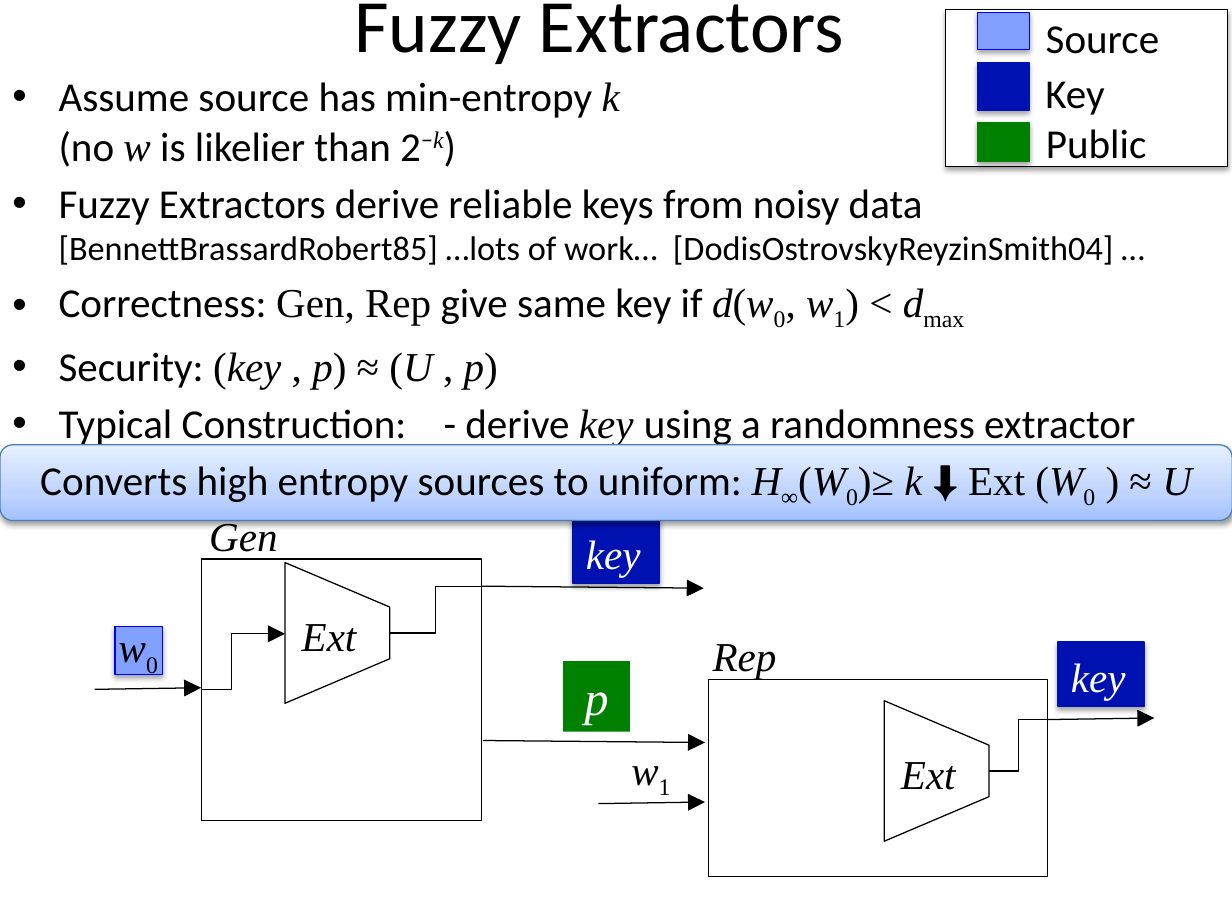
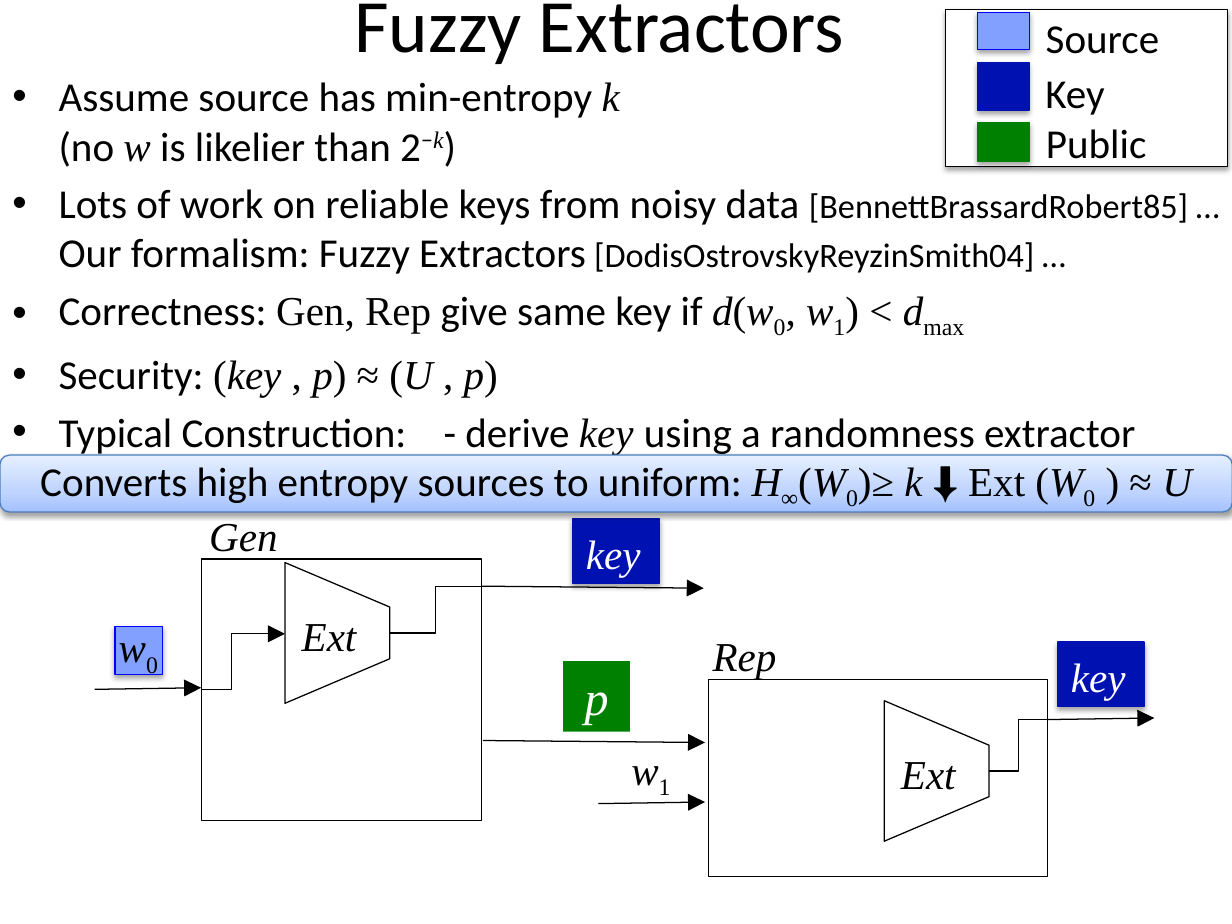
Before and after one commit to xianruimeng/comp-fuzzy-ext, a slide deck: slide 4 of ComputationalFuzzyExtractors-Asiacrypt.pptx. Drawn at 1232x924 pixels with LibreOffice and Linux fonts; fonts in the diff are those of the drawing. Boxes give left, top, right and bottom in pixels: in the first picture for what was removed or moved away, otherwise in the second. Text is boxed around its words. In the diff, an @@ line names an element or a change of style, - is before the commit and + after.

```diff
--- a/ComputationalFuzzyExtractors-Asiacrypt.pptx
+++ b/ComputationalFuzzyExtractors-Asiacrypt.pptx
@@ text at box(59, 189, 1188, 274): text changed; size 20 to 24 pt @@
-• Fuzzy Extractors derive reliable keys from noisy data [BennettBrassardRobert85] …lots of work… [DodisOstrovskyReyzinSmith04] …
+• Lots of work on reliable keys from noisy data [BennettBrassardRobert85] …Our formalism: Fuzzy Extractors [DodisOstrovskyReyzinSmith04] …
@@ rounded rectangle "Converts high entropy sources to ...": place and size @@
-rounded rectangle "Converts high entropy sources to ..." at box(0, 445, 1232, 520)
+rounded rectangle "Converts high entropy sources to ..." at box(0, 455, 1232, 511)
```
Also in this commit, not shown: 15 other slides changed, 2 slides added.
